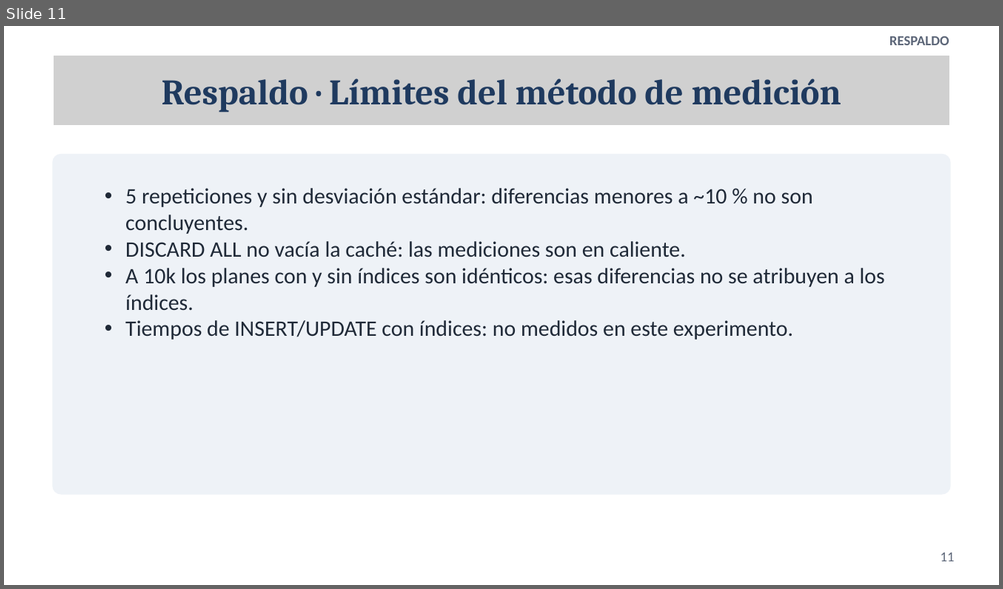
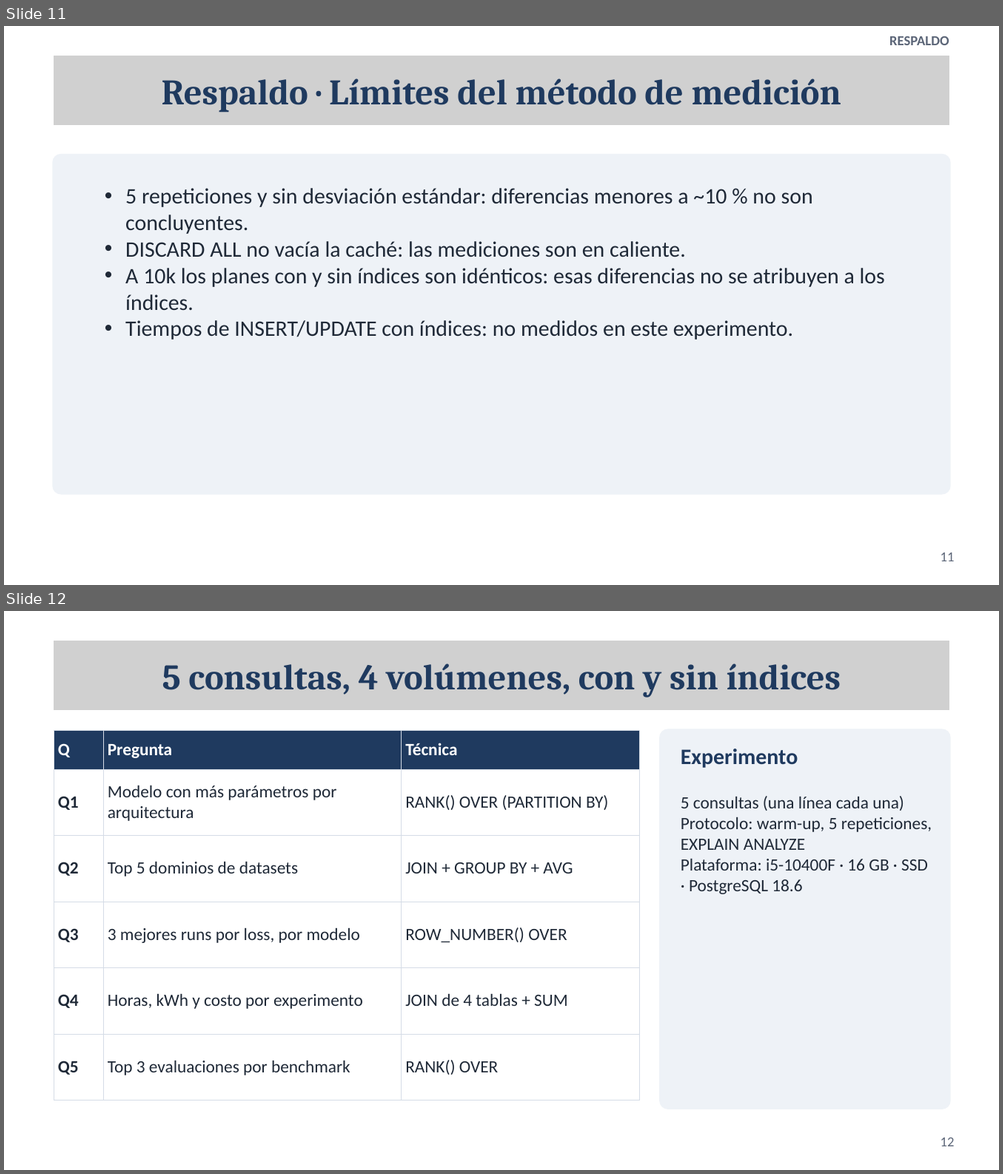
Before and after one commit to MiguelAngelDominguez/proyecto-bd-llm, a slide deck: exposicion_bd1_llm.pptx.pptx. Shown one above the other, each under a label of ours: slide 11 before the commit, slides 11 and 12 after it. The pictures are 1003x589 and 1003x1174 pixels, drawn with LibreOffice and Linux fonts; fonts in the diff are those of the drawing; grey boxes stand for pictures. Boxes give left, top, right and bottom in pixels: in the first picture for what was removed or moved away, otherwise in the second. Text is boxed around its words. In the diff, an @@ line names an element or a change of style, - is before the commit and + after.

```diff
--- a/exposicion_bd1_llm.pptx.pptx
+++ b/exposicion_bd1_llm.pptx.pptx
@@ slide 12 added at (4, 611, 999, 1170), background #FFFFFF @@
@@ picture added at (54, 641, 949, 710) @@
@@ text added at (162, 664, 841, 698), 52 pt, text #1F3A5F, bold @@
+5 consultas, 4 volúmenes, con y sin índices
@@ table added at (54, 730, 640, 1100), 6 rows, 3 columns @@
+Q | Pregunta | Técnica
+Q1 | Modelo con más parámetros por arquitectura | RANK() OVER (PARTITION BY)
+Q2 | Top 5 dominios de datasets | JOIN + GROUP BY + AVG
+Q3 | 3 mejores runs por loss, por modelo | ROW_NUMBER() OVER
+Q4 | Horas, kWh y costo por experimento | JOIN de 4 tablas + SUM
+Q5 | Top 3 evaluaciones por benchmark | RANK() OVER
@@ freeform shape added at (660, 730, 950, 1109), fill #EEF2F7, outline #EEF2F7 2 pt @@
@@ text added at (680, 749, 797, 768), 32 pt, text #1F3A5F, bold @@
+Experimento
@@ text added at (680, 796, 931, 894), 25 pt, text #1F2937 @@
+5 consultas (una línea cada una)
+Protocolo: warm-up, 5 repeticiones, EXPLAIN ANALYZE
+Plataforma: i5-10400F · 16 GB · SSD · PostgreSQL 18.6
@@ text added at (940, 1138, 954, 1147), 20 pt, text #5B6577 @@
+12
```
Also in this commit, not shown: 1 slide changed, 2 other slides added.
